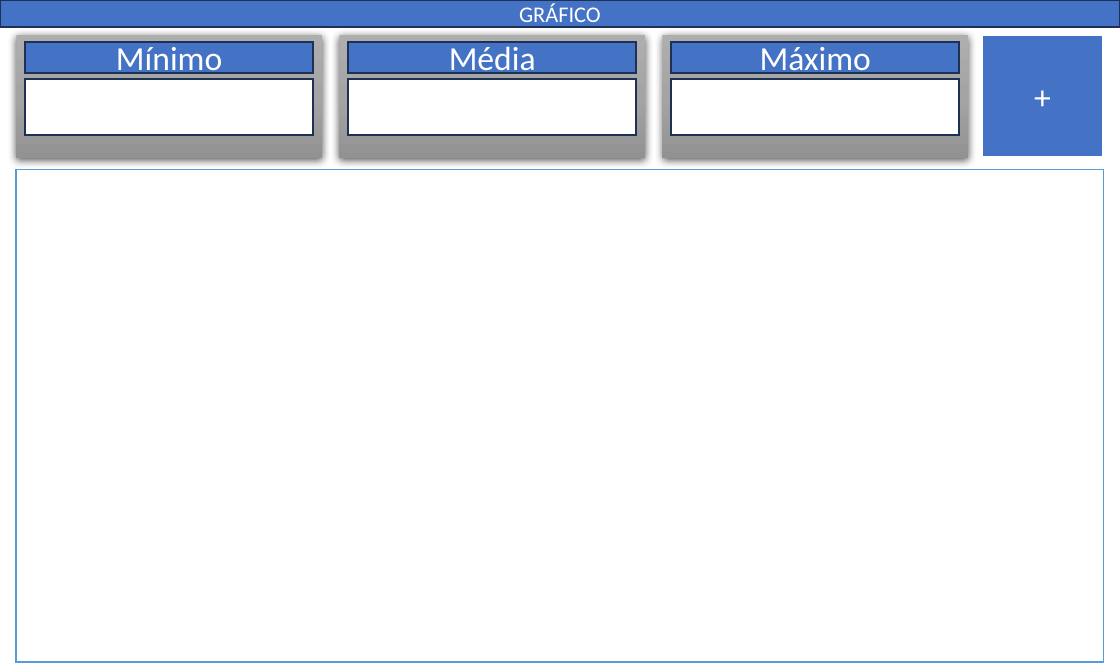
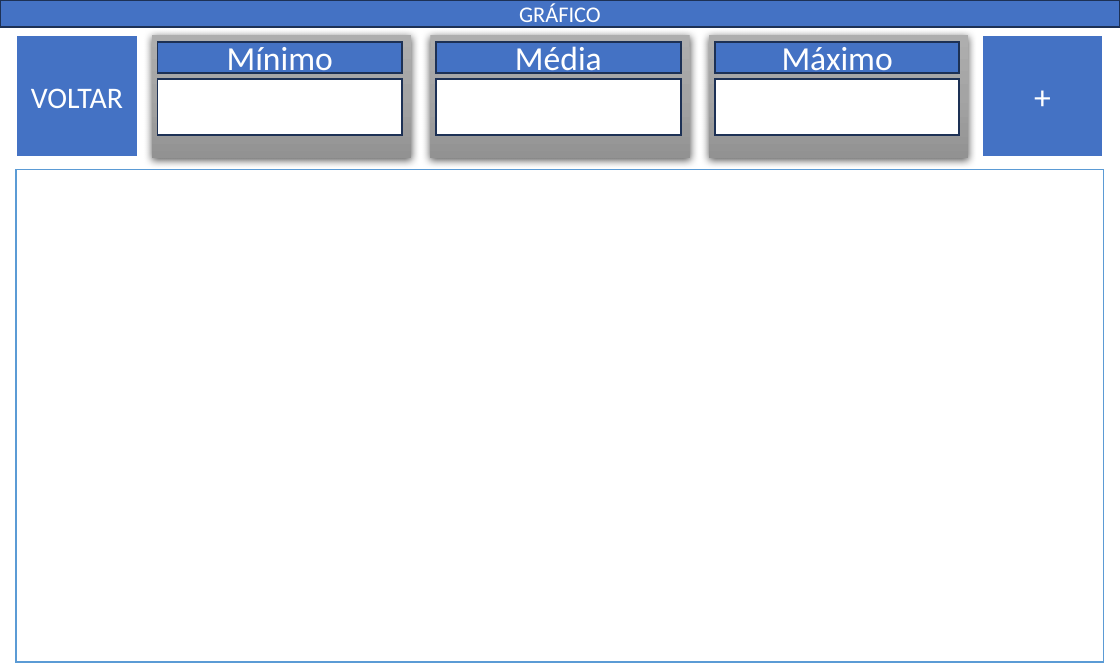
Before and after one commit to Bobsien/CNT143701082023-EletronSystems, a slide deck: slide 8 of Nextion/Telas/Telas.pptx. Drawn at 1120x672 pixels with LibreOffice and Linux fonts; fonts in the diff are those of the drawing. Boxes give left, top, right and bottom in pixels: in the first picture for what was removed or moved away, otherwise in the second. Text is boxed around its words. In the diff, an @@ line names an element or a change of style, - is before the commit and + after.

```diff
--- a/Nextion/Telas/Telas.pptx
+++ b/Nextion/Telas/Telas.pptx
@@ rectangle added at box(16, 35, 138, 159), fill #4472C4, outline #FFFFFF 1.5 pt, 16 pt, text #FFFFFF @@
+VOLTAR
@@ rectangle: place and size @@
-rectangle at box(16, 35, 323, 159)
+rectangle at box(152, 35, 411, 159)
@@ rectangle "Mínimo": place and size @@
-rectangle "Mínimo" at box(26, 42, 315, 73)
+rectangle "Mínimo" at box(157, 42, 402, 73)
@@ rectangle: place and size @@
-rectangle at box(340, 35, 647, 159)
+rectangle at box(430, 35, 690, 159)
@@ rectangle "Média": place and size @@
-rectangle "Média" at box(348, 42, 637, 73)
+rectangle "Média" at box(437, 42, 682, 73)
@@ rectangle: place and size @@
-rectangle at box(663, 35, 969, 159)
+rectangle at box(710, 35, 969, 159)
@@ rectangle "Máximo": place and size @@
-rectangle "Máximo" at box(671, 42, 960, 73)
+rectangle "Máximo" at box(715, 42, 960, 73)
@@ rectangle: place and size @@
-rectangle at box(26, 79, 315, 136)
+rectangle at box(157, 79, 402, 136)
@@ rectangle: place and size @@
-rectangle at box(348, 79, 637, 136)
+rectangle at box(437, 79, 682, 136)
@@ rectangle: place and size @@
-rectangle at box(671, 79, 960, 136)
+rectangle at box(715, 79, 960, 136)
```
Also in this commit, not shown: 2 other slides changed, 10 other files.
